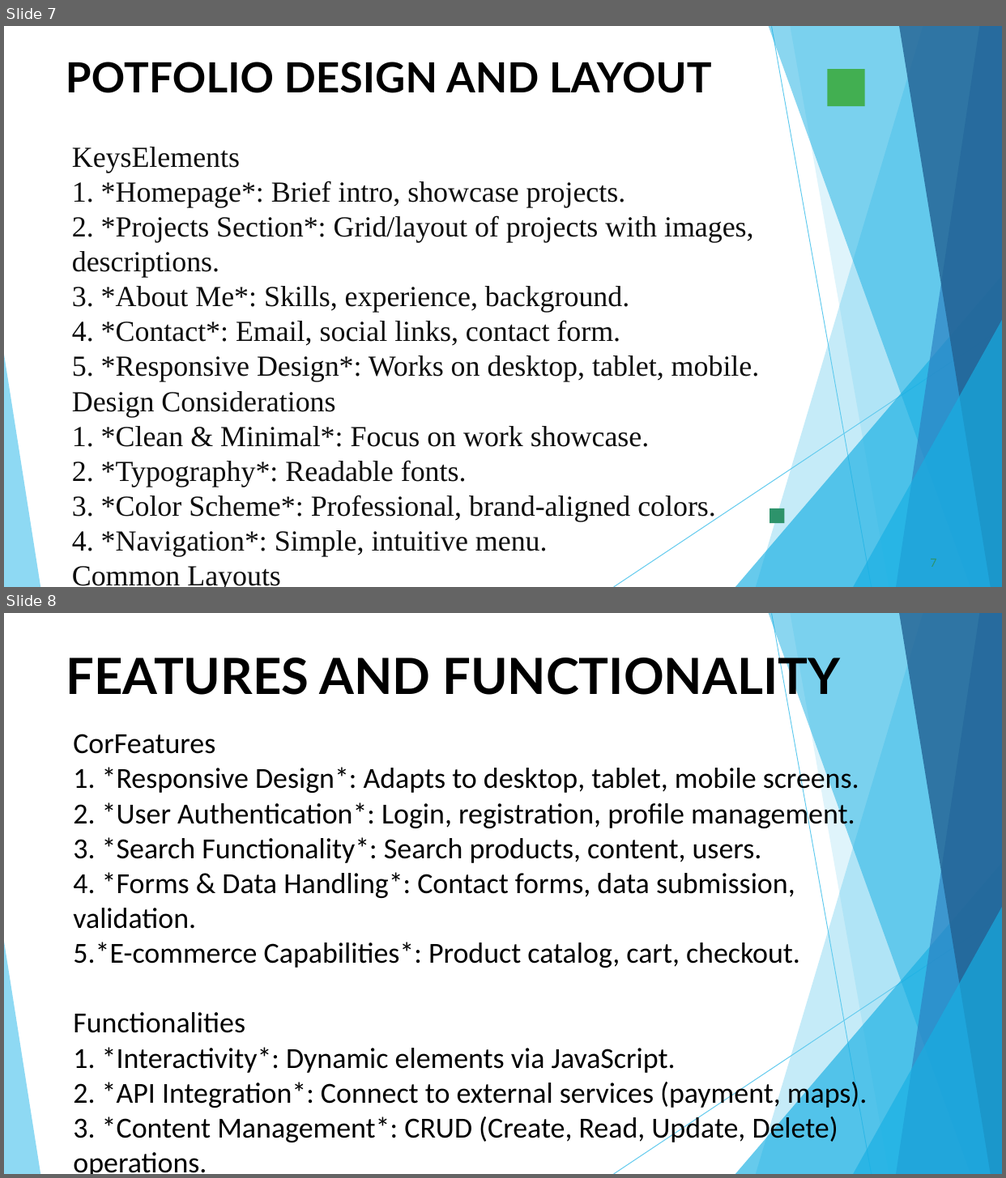
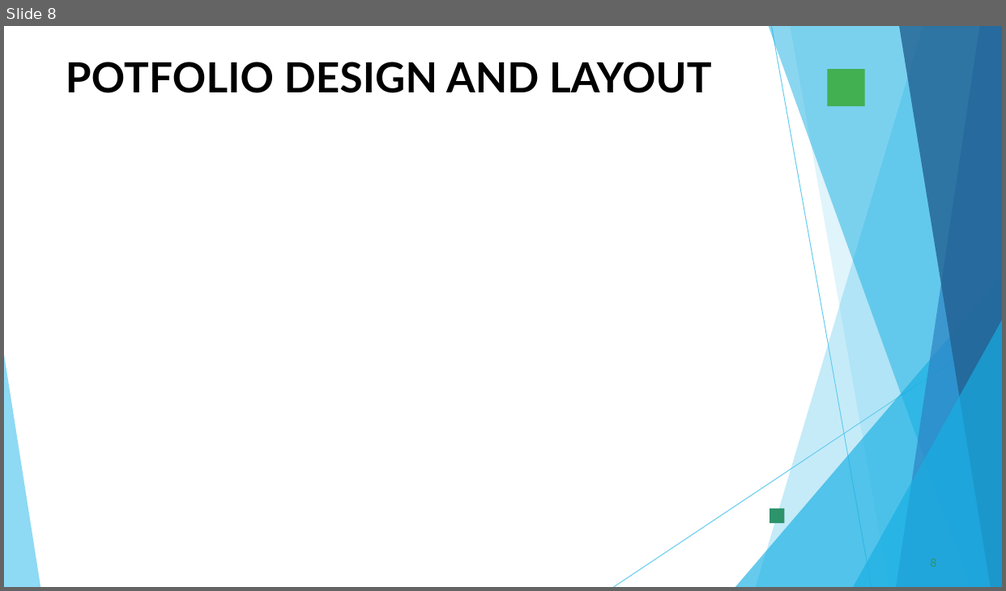
Before and after one commit to supriyasuresh2406-png/Supriya-s, a slide deck: PPT FWD TNSDC 2025 (2).pptx. Shown one above the other, each under a label of ours: slides 7 and 8 before the commit, slide 8 after it. The pictures are 1006x1178 and 1006x591 pixels, drawn with LibreOffice and Linux fonts; fonts in the diff are those of the drawing; background and template pictures are left out. Boxes give left, top, right and bottom in pixels: in the first picture for what was removed or moved away, otherwise in the second. Text is boxed around its words. In the diff, an @@ line names an element or a change of style, - is before the commit and + after.

```diff
--- a/PPT FWD TNSDC 2025 (2).pptx
+++ b/PPT FWD TNSDC 2025 (2).pptx
@@ slide 8 removed at (4, 613, 1002, 1174), background #FFFFFF; not listed: 10 template elements that a slide beside it also shows @@
@@ title removed at (66, 651, 840, 704) @@
-FEATURES AND FUNCTIONALITY
@@ text removed at (73, 734, 867, 1174) @@
-CorFeatures
-1. *Responsive Design*: Adapts to desktop, tablet, mobile screens.
-2. *User Authentication*: Login, registration, profile management.
-3. *Search Functionality*: Search products, content, users.
-4. *Forms & Data Handling*: Contact forms, data submission, validation.
-5.*E-commerce Capabilities*: Product catalog, cart, checkout.
-Functionalities
-1. *Interactivity*: Dynamic elements via JavaScript.
-2. *API Integration*: Connect to external services (payment, maps).
-3. *Content Management*: CRUD (Create, Read, Update, Delete) operations.
@@ what was slide 7 is now slide 8 @@
@@ slide 8 changed as well @@
@@ text removed at (72, 147, 760, 587) @@
-KeysElements
-1. *Homepage*: Brief intro, showcase projects.
-2. *Projects Section*: Grid/layout of projects with images, descriptions.
-3. *About Me*: Skills, experience, background.
-4. *Contact*: Email, social links, contact form.
-5. *Responsive Design*: Works on desktop, tablet, mobile.
-Design Considerations
-1. *Clean & Minimal*: Focus on work showcase.
-2. *Typography*: Readable fonts.
-3. *Color Scheme*: Professional, brand-aligned colors.
-4. *Navigation*: Simple, intuitive menu.
-Common Layouts
@@ page number removed at (930, 559, 936, 567) @@
-7
@@ page number added at (930, 559, 936, 567), 11 pt, text #2D936B @@
+8
```
Also in this commit, not shown: 7 other slides changed, 3 slides added, 1 other slide removed.
